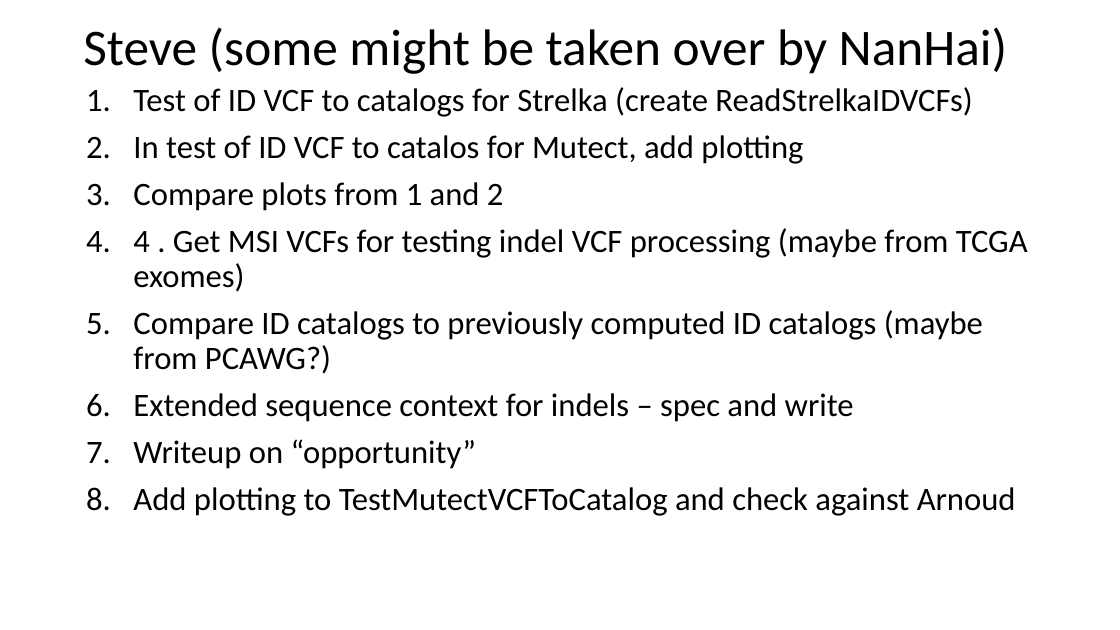
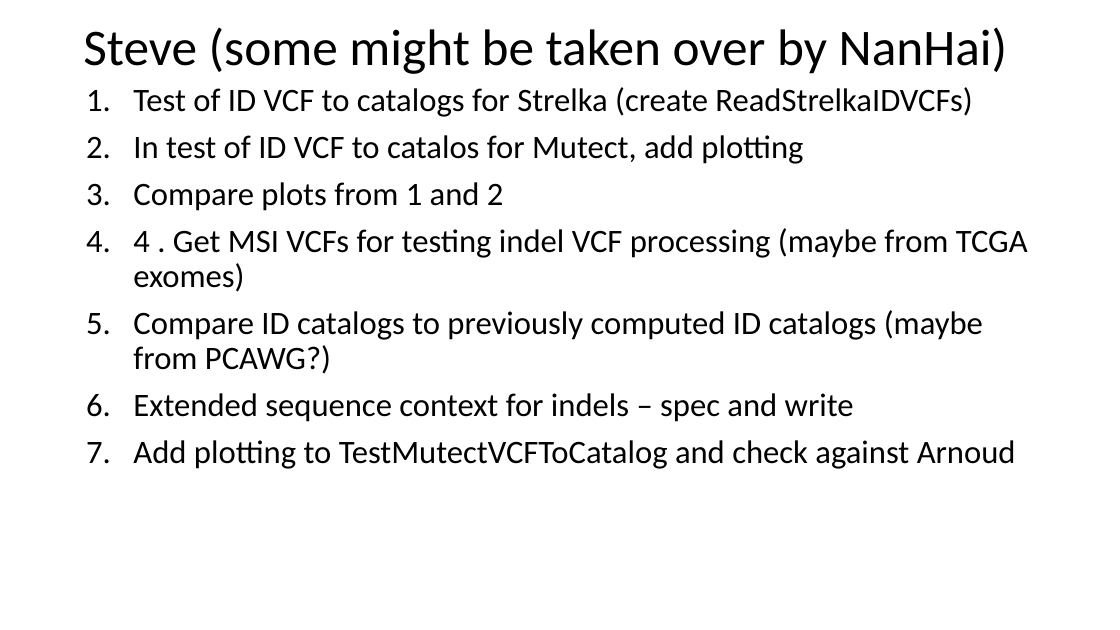
Before and after one commit to steverozen/ICAMS, a slide deck: slide 5 of data-raw/ICAMS-overview.pptx. Drawn at 1120x630 pixels with LibreOffice and Linux fonts; fonts in the diff are those of the drawing. Boxes give left, top, right and bottom in pixels: in the first picture for what was removed or moved away, otherwise in the second. Text is boxed around its words. In the diff, an @@ line names an element or a change of style, - is before the commit and + after.

Commit message:
moved opportunity documentation from steve's to-do to nanhai's to-do

```diff
--- a/data-raw/ICAMS-overview.pptx
+++ b/data-raw/ICAMS-overview.pptx
@@ text at (133, 439, 476, 469): paragraph removed @@
-7. Writeup on “opportunity”
```
Also in this commit, not shown: 2 other slides changed.
